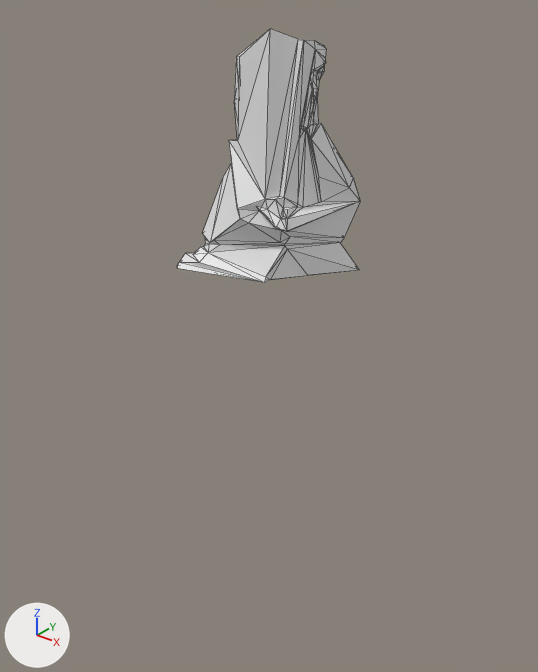
The FBX model Assets/Art/Meshes/Rocks/Rock5.fbx as it was, and as the next commit left it.
One viewpoint serves both versions: a 50 mm camera at (32.8, -41.4, 19.3) aimed at (-1.5, 1.4, -7.2). Lighting does not change. The marker at lower left points along +X, +Y and +Z. Mesh edges are drawn as thin lines. Where no turn or scale is listed for an object, it has been applied to the vertices.

Names of what the first picture shows: 'Rock5'.
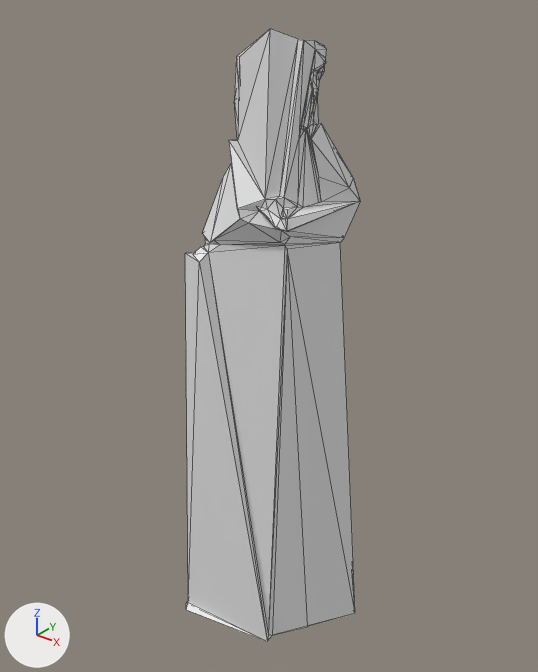
Edits to the bpy script that builds the scene:
```text
Change me_mesh:
    used by ob_rock5; location = (0.0, 0.0, 0.0)
    remove me_mesh.from_pydata(...)  # 179 vertices, 354 faces; spans x -5.7..6.1, y -5.5..8.1, z 0.0..16.3
    add me_mesh.from_pydata(...)  # 179 vertices, 354 faces; spans x -6.7..7.2, y -6.1..9.8, z -33.7..16.3
    me_mesh part 1: all 9 vertices in x -5.7..6.1, y -5.5..8.1, z 0.0..0.4 are scaled about their middle by (1.17, 1.17, 1), then moved by (0.1, 0.5, -33.7)
    me_mesh part 2: edges marked sharp go from 0 to 511
```

Pixel boxes (x1, y1, x2, y2) of what changed, in the pictures (538 x 672 px; the box of a moved part takes in the faces that stretch with it):
'Rock5', reshaped (141% taller): before (177, 29, 360, 282); after (185, 29, 360, 641)
part 1 of me_mesh, moved or reshaped: before (177, 243, 360, 282); after (185, 243, 355, 641)
part 2 of me_mesh, shading changed: (185, 29, 360, 262) in both
